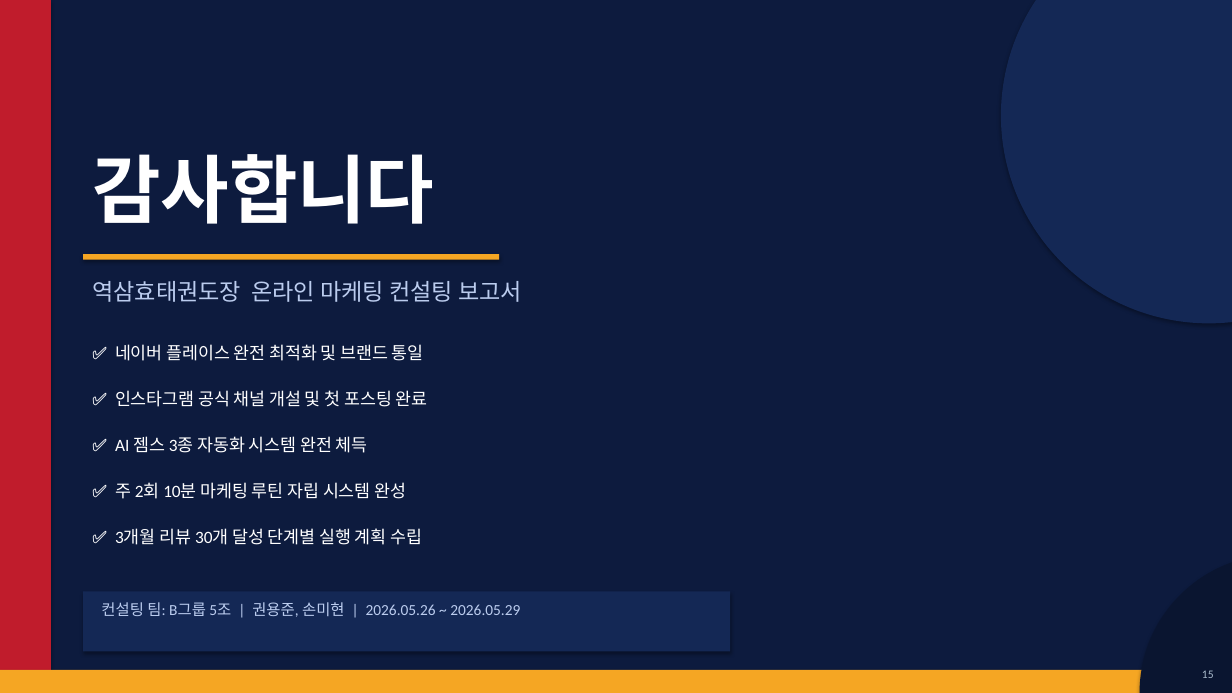
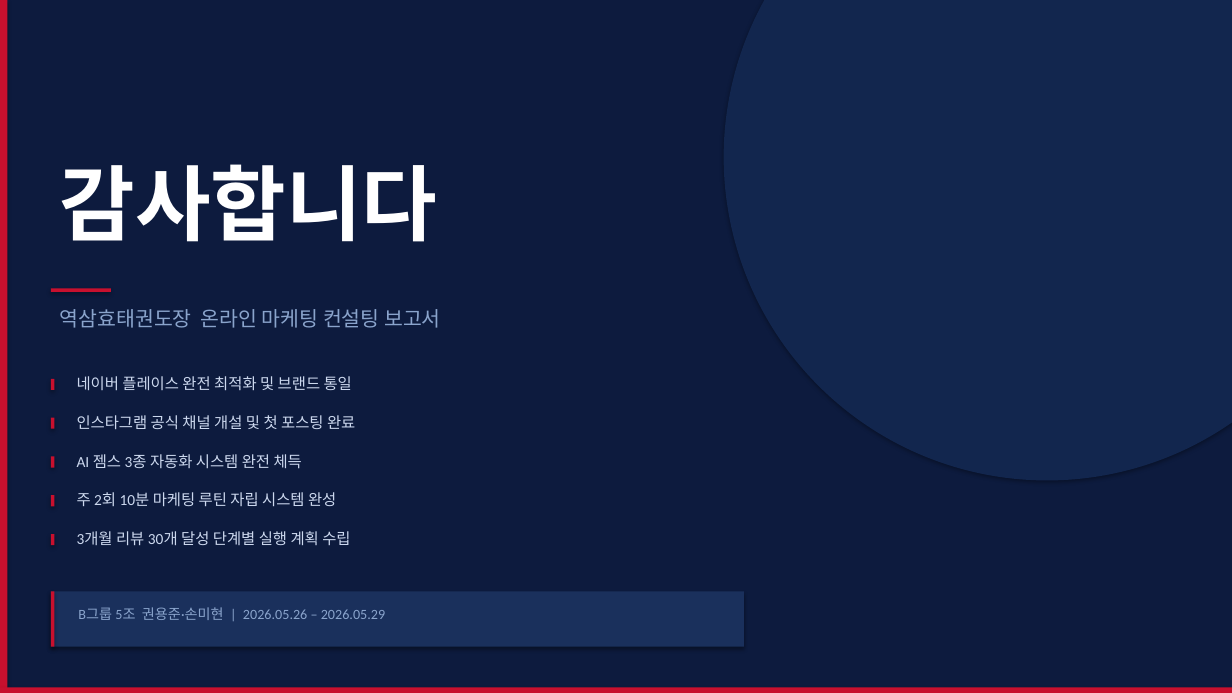
Before and after one commit to pyutyubeu88-commits/-, a slide deck: slide 15 of 역삼효태권도장_온라인마케팅컨설팅_보고서.pptx. Drawn at 1232x693 pixels with LibreOffice and Linux fonts; fonts in the diff are those of the drawing. Boxes give left, top, right and bottom in pixels: in the first picture for what was removed or moved away, otherwise in the second. Text is boxed around its words. In the diff, an @@ line names an element or a change of style, - is before the commit and + after.

```diff
--- a/역삼효태권도장_온라인마케팅컨설팅_보고서.pptx
+++ b/역삼효태권도장_온라인마케팅컨설팅_보고서.pptx
@@ rectangle resized from (x1=0, y1=0, x2=51, y2=693) to (x1=0, y1=0, x2=7, y2=693) @@
@@ rectangle at (x1=0, y1=0, x2=7, y2=693): fill #C01C2C to #C8102E @@
@@ ellipse resized from (x1=1001, y1=0, x2=1232, y2=323) to (x1=724, y1=0, x2=1232, y2=481) @@
@@ ellipse at (x1=724, y1=0, x2=1232, y2=481): fill #142855 to #12264E @@
@@ text "감사합니다" moved from (x1=92, y1=154, x2=434, y2=224) to (x1=60, y1=164, x2=438, y2=242) @@
@@ text "감사합니다" at (x1=60, y1=164, x2=438, y2=242): size 58 to 64 pt @@
@@ rectangle removed at (x1=83, y1=254, x2=499, y2=260) @@
@@ rectangle added at (x1=51, y1=288, x2=111, y2=292), fill #C8102E @@
@@ text "역삼효태권도장 온라인 마케팅 컨설팅 보고서" moved from (x1=92, y1=281, x2=522, y2=302) to (x1=60, y1=309, x2=441, y2=328) @@
@@ text "역삼효태권도장 온라인 마케팅 컨설팅 보고서" at (x1=60, y1=309, x2=441, y2=328): size 18 to 16 pt, text colour #BBCCEE to #8AA4CC @@
@@ rectangle added at (x1=51, y1=379, x2=55, y2=390), fill #C8102E @@
@@ text at (x1=77, y1=376, x2=352, y2=391): text changed; size 13.5 to 12 pt; text colour #FFFFFF to #CCD8EE @@
-✅ 네이버 플레이스 완전 최적화 및 브랜드 통일
+네이버 플레이스 완전 최적화 및 브랜드 통일
@@ rectangle added at (x1=51, y1=418, x2=55, y2=429), fill #C8102E @@
@@ text at (x1=77, y1=415, x2=355, y2=429): text changed; size 13.5 to 12 pt; text colour #FFFFFF to #CCD8EE @@
-✅ 인스타그램 공식 채널 개설 및 첫 포스팅 완료
+인스타그램 공식 채널 개설 및 첫 포스팅 완료
@@ rectangle added at (x1=51, y1=457, x2=55, y2=468), fill #C8102E @@
@@ text at (x1=77, y1=454, x2=302, y2=469): text changed; size 13.5 to 12 pt; text colour #FFFFFF to #CCD8EE @@
-✅ AI 젬스 3종 자동화 시스템 완전 체득
+AI 젬스 3종 자동화 시스템 완전 체득
@@ rectangle added at (x1=51, y1=495, x2=55, y2=506), fill #C8102E @@
@@ text at (x1=77, y1=492, x2=336, y2=507): text changed; size 13.5 to 12 pt; text colour #FFFFFF to #CCD8EE @@
-✅ 주 2회 10분 마케팅 루틴 자립 시스템 완성
+주 2회 10분 마케팅 루틴 자립 시스템 완성
@@ rectangle added at (x1=51, y1=534, x2=55, y2=545), fill #C8102E @@
@@ text at (x1=77, y1=531, x2=350, y2=546): text changed; size 13.5 to 12 pt; text colour #FFFFFF to #CCD8EE @@
-✅ 3개월 리뷰 30개 달성 단계별 실행 계획 수립
+3개월 리뷰 30개 달성 단계별 실행 계획 수립
@@ ellipse removed at (x1=1140, y1=555, x2=1232, y2=693) @@
@@ rectangle resized from (x1=83, y1=592, x2=730, y2=652) to (x1=51, y1=592, x2=744, y2=647) @@
@@ rectangle at (x1=51, y1=592, x2=744, y2=647): fill #142855 to #1A305C @@
@@ rectangle added at (x1=51, y1=592, x2=55, y2=647), fill #C8102E @@
@@ text at (x1=78, y1=607, x2=385, y2=620): text changed; size 12 to 11 pt; text colour #BBCCEE to #8AA4CC @@
-컨설팅 팀: B그룹 5조 | 권용준, 손미현 | 2026.05.26 ~ 2026.05.29
+B그룹 5조 권용준·손미현 | 2026.05.26 – 2026.05.29
@@ rectangle resized from (x1=0, y1=670, x2=1232, y2=693) to (x1=0, y1=688, x2=1232, y2=693) @@
@@ rectangle at (x1=0, y1=688, x2=1232, y2=693): fill #F5A623 to #C8102E @@
@@ text removed at (x1=1202, y1=670, x2=1214, y2=678) @@
-15
```
Also in this commit, not shown: 14 other slides changed, 1 other file.
